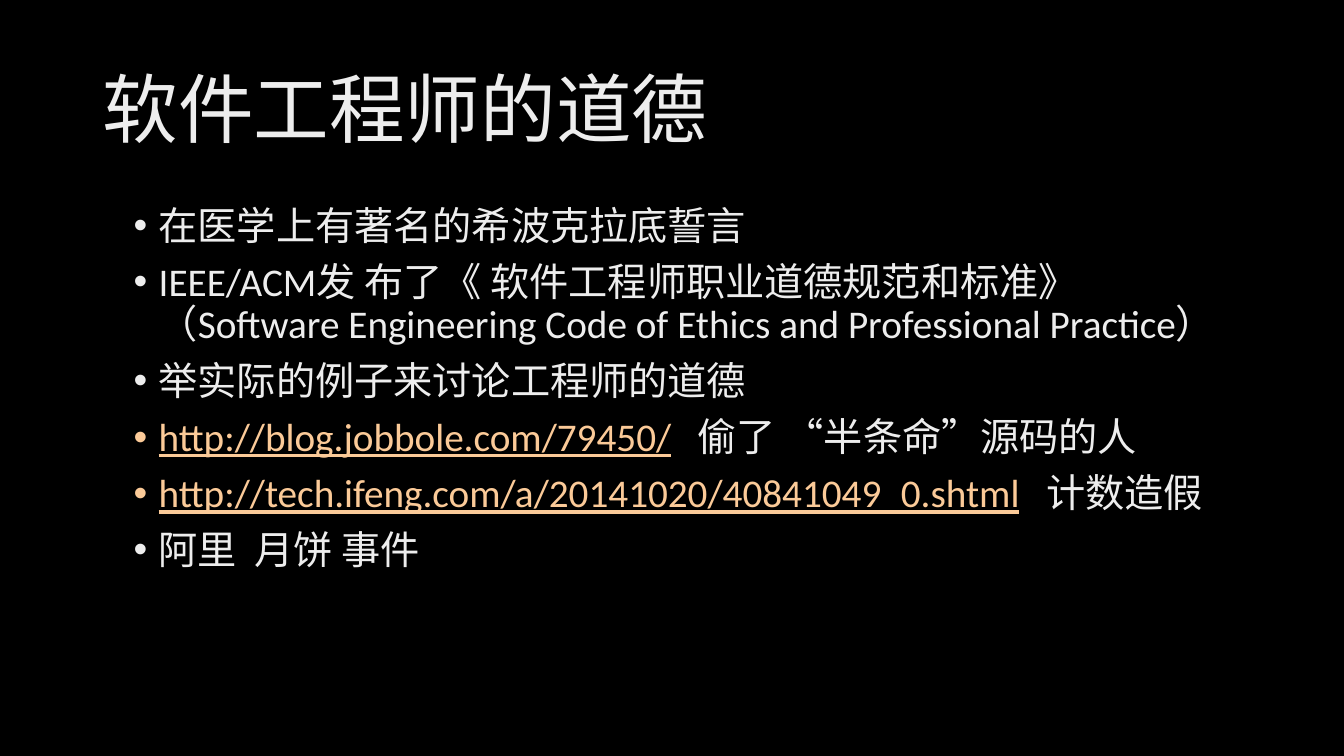
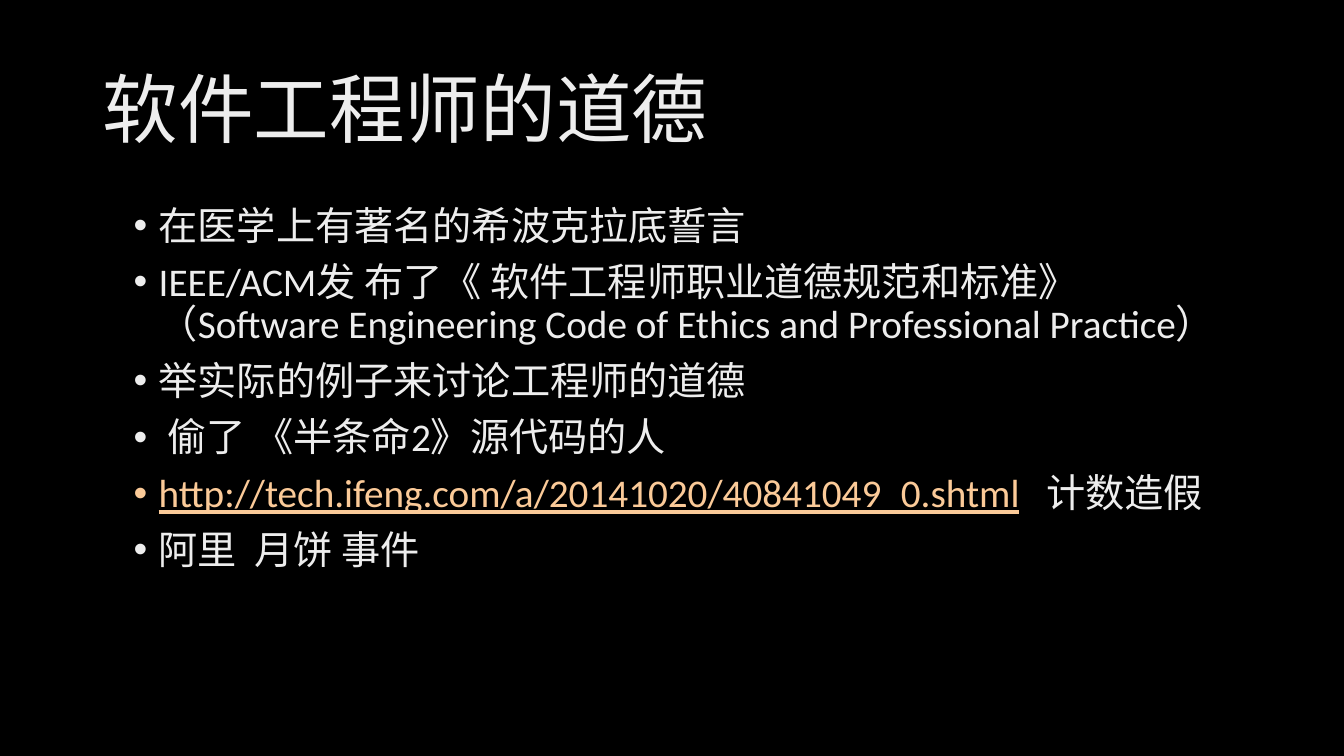
Before and after one commit to xinase/ASE, a slide deck: slide 35 of chapter17/ASE_17_People_Performance.pptx. Drawn at 1344x756 pixels with LibreOffice and Linux fonts; fonts in the diff are those of the drawing; background and template pictures are left out. Boxes give left, top, right and bottom in pixels: in the first picture for what was removed or moved away, otherwise in the second. Text is boxed around its words. In the diff, an @@ line names an element or a change of style, - is before the commit and + after.

```diff
--- a/chapter17/ASE_17_People_Performance.pptx
+++ b/chapter17/ASE_17_People_Performance.pptx
@@ text at (x1=167, y1=418, x2=666, y2=455): text changed; text colour #FBCA98 to gradient #BFBFBF to #EDEDED to #FFFFFF @@
-• http://blog.jobbole.com/79450/ 偷了 “半条命”源码的人
+• 偷了 《半条命2》源代码的人
```
Also in this commit, not shown: 4 other slides changed, 29 other files.
